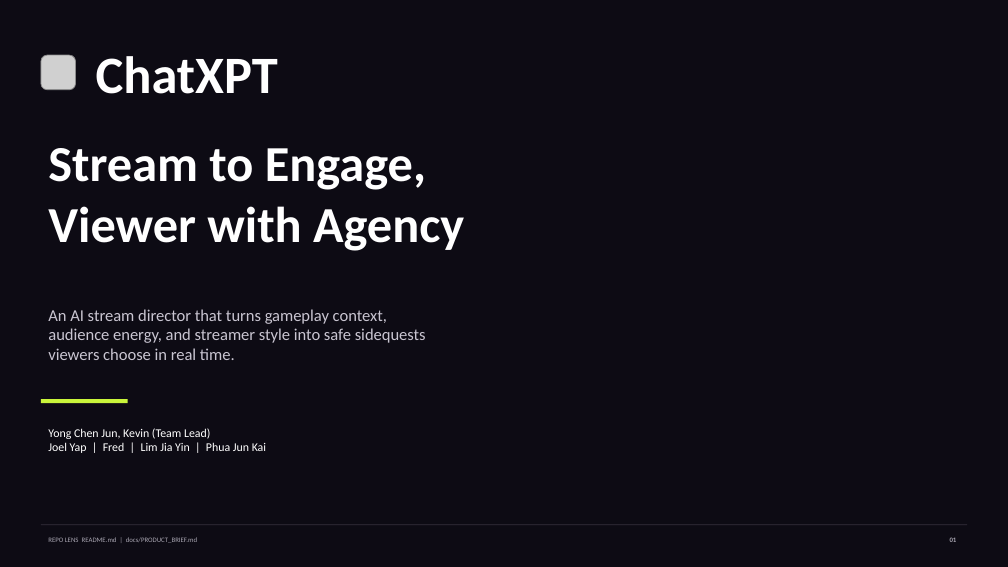
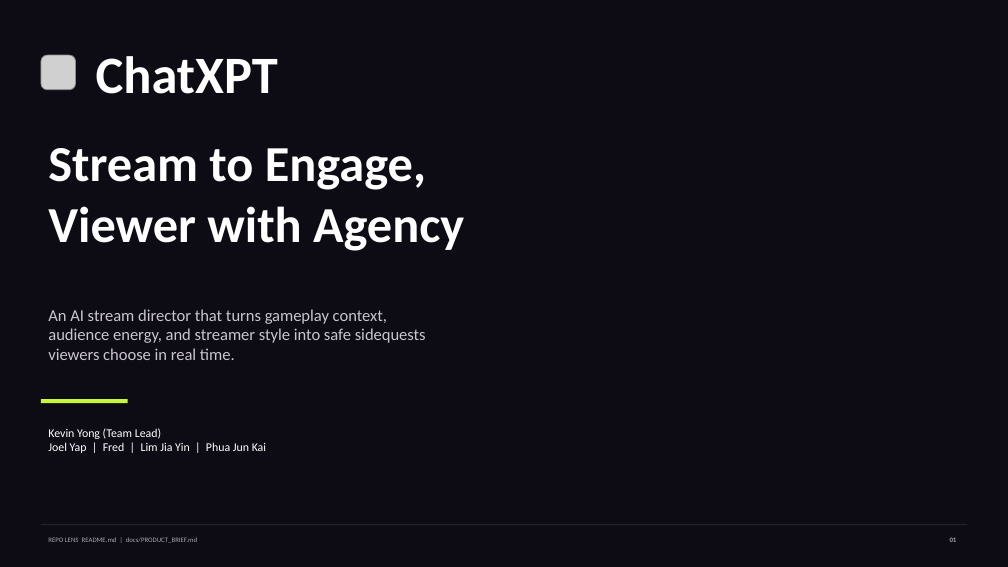
Before and after one commit to Dewflash/chatxpt, a slide deck: slide 1 of docs/submission/chatxpt-slide-deck-proposal.pptx. Drawn at 1008x567 pixels with LibreOffice and Linux fonts; fonts in the diff are those of the drawing; grey boxes stand for pictures. Boxes give left, top, right and bottom in pixels: in the first picture for what was removed or moved away, otherwise in the second. Text is boxed around its words. In the diff, an @@ line names an element or a change of style, - is before the commit and + after.

```diff
--- a/docs/submission/chatxpt-slide-deck-proposal.pptx
+++ b/docs/submission/chatxpt-slide-deck-proposal.pptx
@@ text at [48, 428, 161, 439]: text changed @@
-Yong Chen Jun, Kevin (Team Lead)
+Kevin Yong (Team Lead)
```
Also in this commit, not shown: 5 other files.
